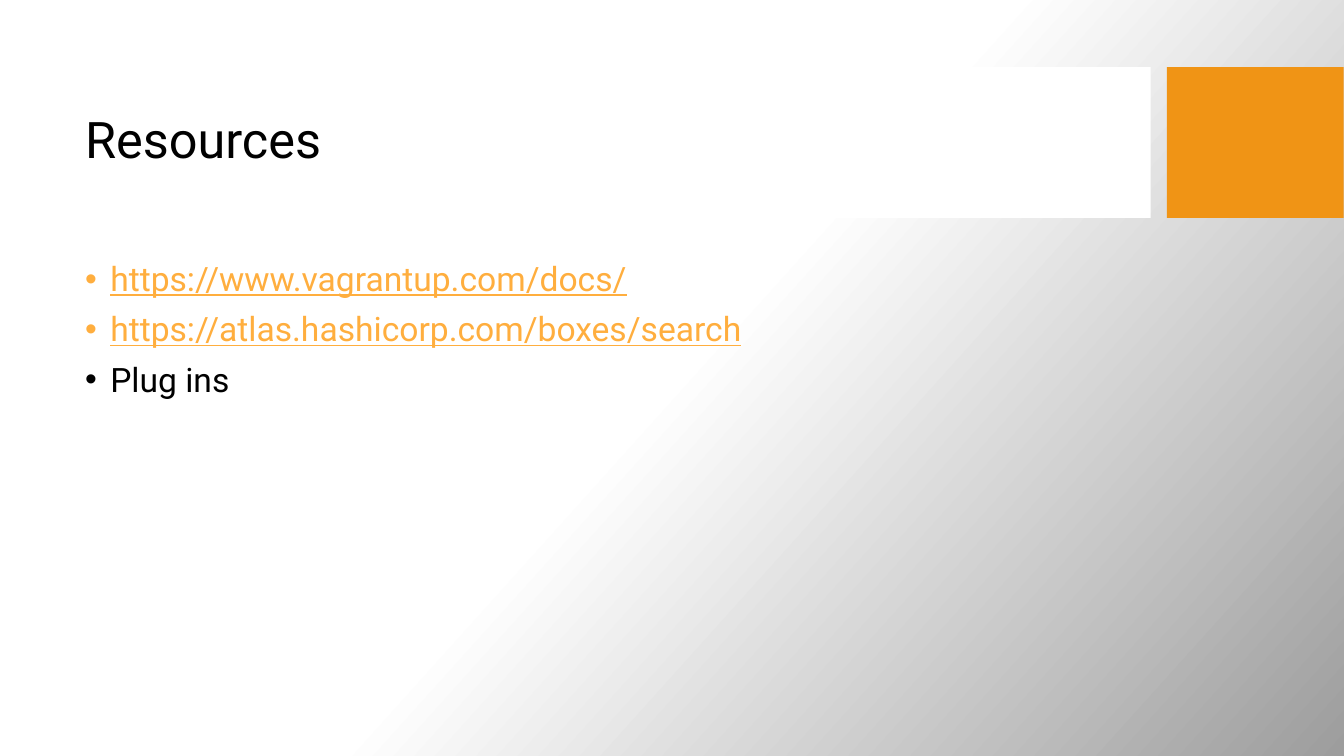
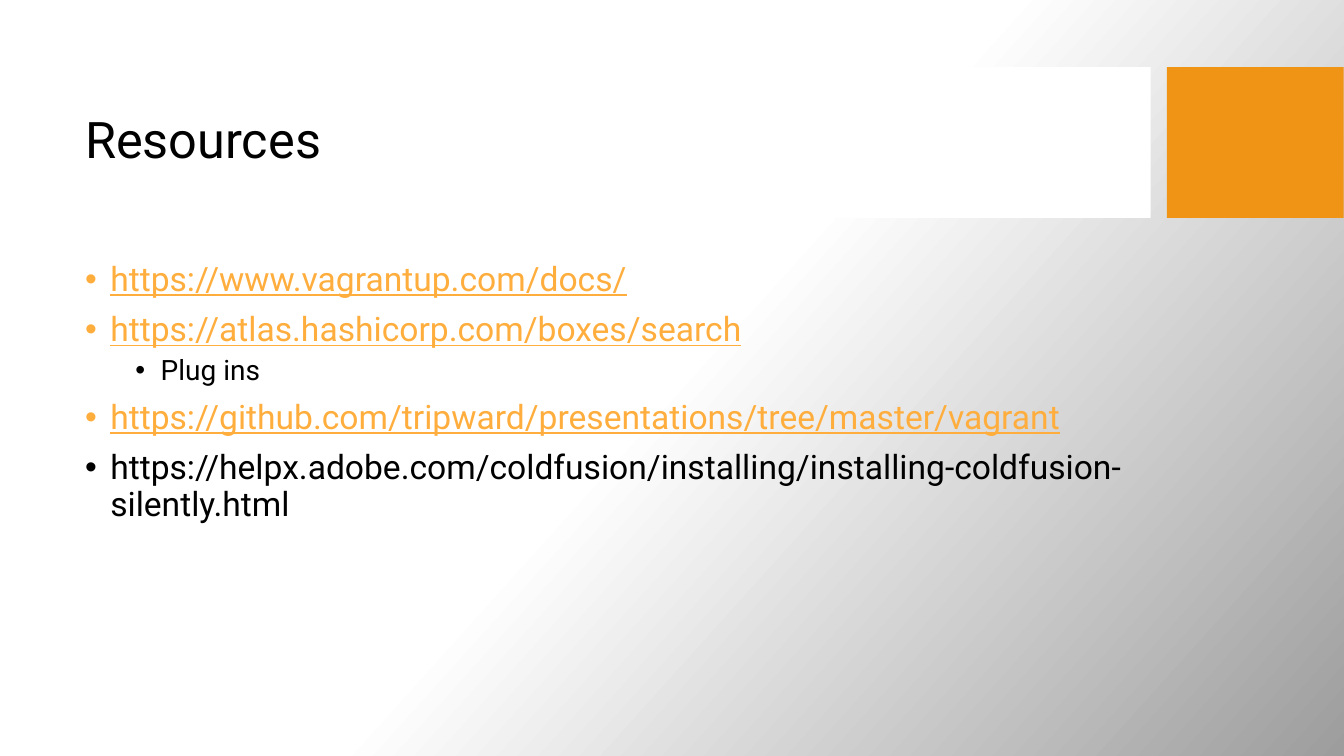
Before and after one commit to tripward/presentations, a slide deck: slide 14 of vagrant/instantCF.pptx. Drawn at 1344x756 pixels with LibreOffice and Linux fonts; fonts in the diff are those of the drawing; background and template pictures are left out. Boxes give left, top, right and bottom in pixels: in the first picture for what was removed or moved away, otherwise in the second. Text is boxed around its words. In the diff, an @@ line names an element or a change of style, - is before the commit and + after.

```diff
--- a/vagrant/instantCF.pptx
+++ b/vagrant/instantCF.pptx
@@ text at bbox=[161, 359, 260, 386]: size 24 to 20 pt in "Plug ins"; list level 1 to 2 in "Plug ins" @@
@@ text at bbox=[110, 404, 1121, 523]: paragraphs added @@
+• https://github.com/tripward/presentations/tree/master/vagrant
+• https://helpx.adobe.com/coldfusion/installing/installing-coldfusion-silently.html
```
Also in this commit, not shown: 16 other files.
